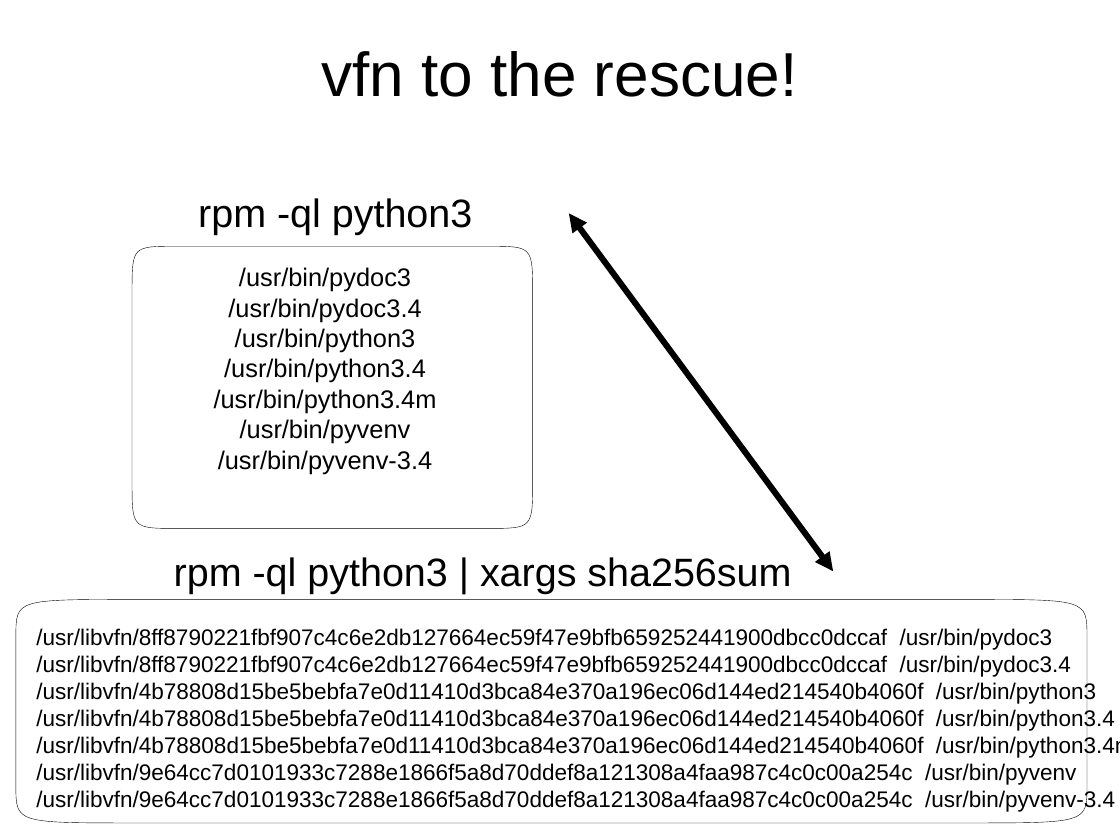
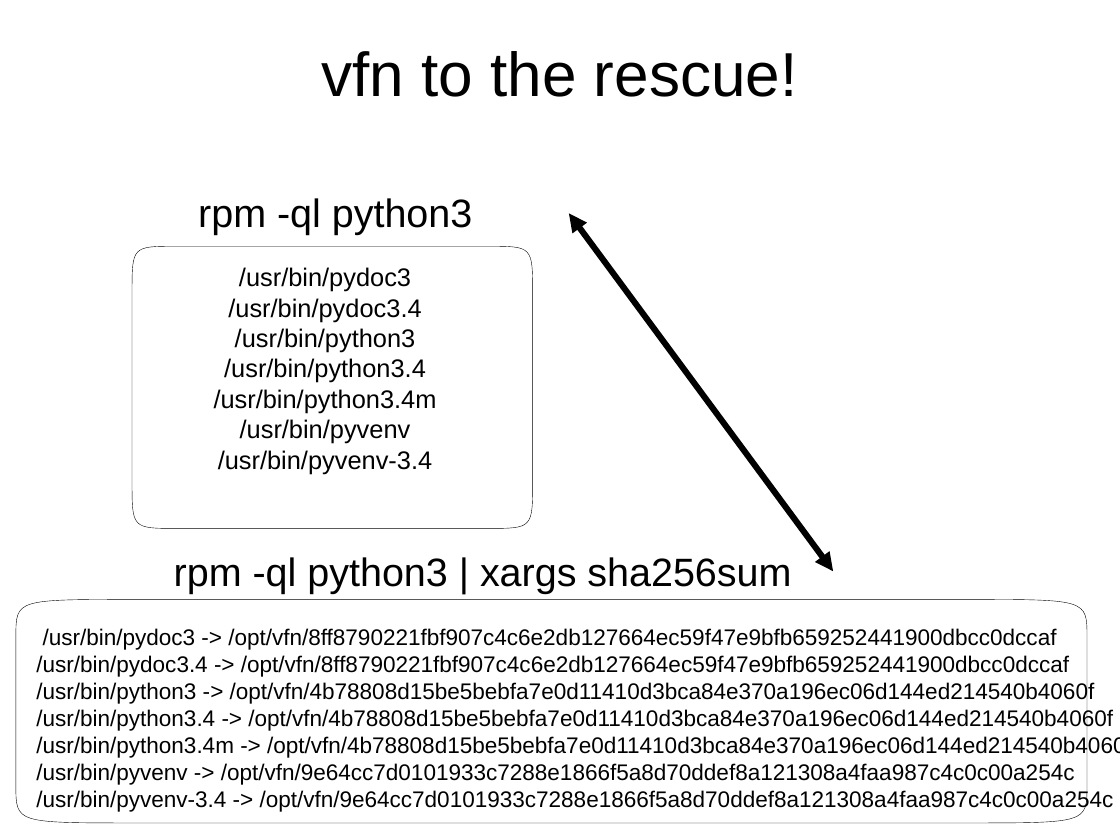
Before and after one commit to picrin/vfn, a slide deck: slide 10 of presentation.odp. Drawn at 1120x840 pixels with LibreOffice and Linux fonts; fonts in the diff are those of the drawing. Boxes give left, top, right and bottom in pixels: in the first picture for what was removed or moved away, otherwise in the second. Text is boxed around its words. In the diff, an @@ line names an element or a change of style, - is before the commit and + after.

```diff
--- a/presentation.odp
+++ b/presentation.odp
@@ text at <box>36,628,1120,813</box>: text changed @@
-/usr/libvfn/8ff8790221fbf907c4c6e2db127664ec59f47e9bfb659252441900dbcc0dccaf /usr/bin/pydoc3
-/usr/libvfn/8ff8790221fbf907c4c6e2db127664ec59f47e9bfb659252441900dbcc0dccaf /usr/bin/pydoc3.4
-/usr/libvfn/4b78808d15be5bebfa7e0d11410d3bca84e370a196ec06d144ed214540b4060f /usr/bin/python3
-/usr/libvfn/4b78808d15be5bebfa7e0d11410d3bca84e370a196ec06d144ed214540b4060f /usr/bin/python3.4
-/usr/libvfn/4b78808d15be5bebfa7e0d11410d3bca84e370a196ec06d144ed214540b4060f /usr/bin/python3.4m
-/usr/libvfn/9e64cc7d0101933c7288e1866f5a8d70ddef8a121308a4faa987c4c0c00a254c /usr/bin/pyvenv
-/usr/libvfn/9e64cc7d0101933c7288e1866f5a8d70ddef8a121308a4faa987c4c0c00a254c /usr/bin/pyvenv-3.4
+/usr/bin/pydoc3 -> /opt/vfn/8ff8790221fbf907c4c6e2db127664ec59f47e9bfb659252441900dbcc0dccaf
+/usr/bin/pydoc3.4 -> /opt/vfn/8ff8790221fbf907c4c6e2db127664ec59f47e9bfb659252441900dbcc0dccaf /usr/bin/python3 -> /opt/vfn/4b78808d15be5bebfa7e0d11410d3bca84e370a196ec06d144ed214540b4060f
+/usr/bin/python3.4 -> /opt/vfn/4b78808d15be5bebfa7e0d11410d3bca84e370a196ec06d144ed214540b4060f
+/usr/bin/python3.4m -> /opt/vfn/4b78808d15be5bebfa7e0d11410d3bca84e370a196ec06d144ed214540b4060f
+/usr/bin/pyvenv -> /opt/vfn/9e64cc7d0101933c7288e1866f5a8d70ddef8a121308a4faa987c4c0c00a254c
+/usr/bin/pyvenv-3.4 -> /opt/vfn/9e64cc7d0101933c7288e1866f5a8d70ddef8a121308a4faa987c4c0c00a254c
```
Also in this commit, not shown: 1 other file.
